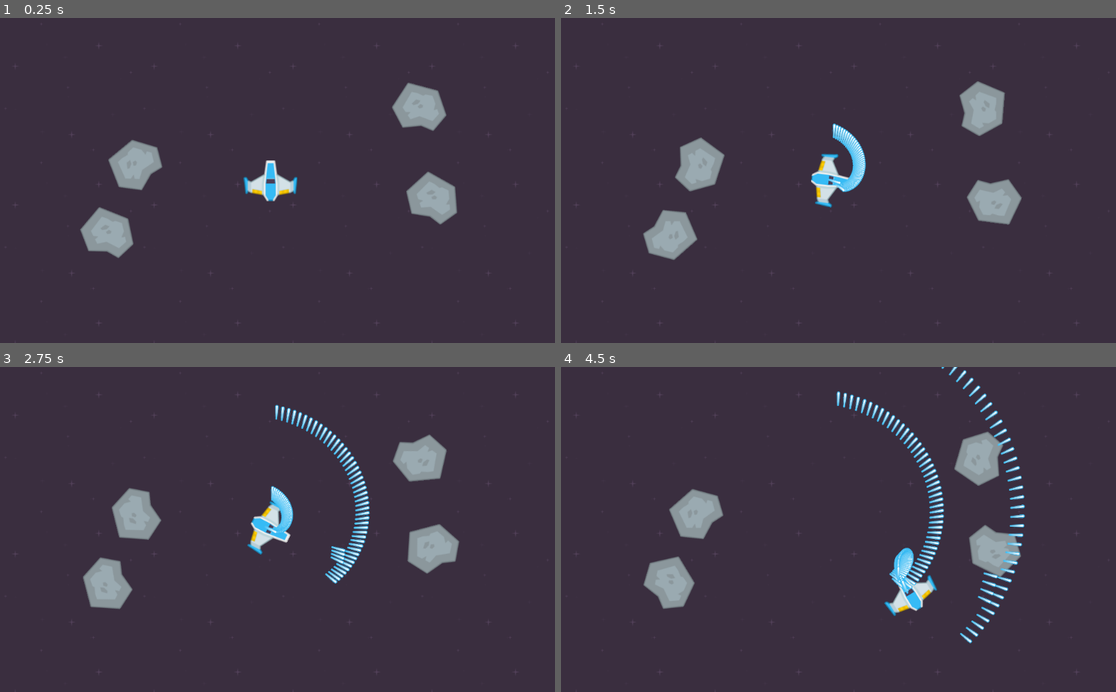
Above: before the commit, frames 1-4 (two rows, left to right).
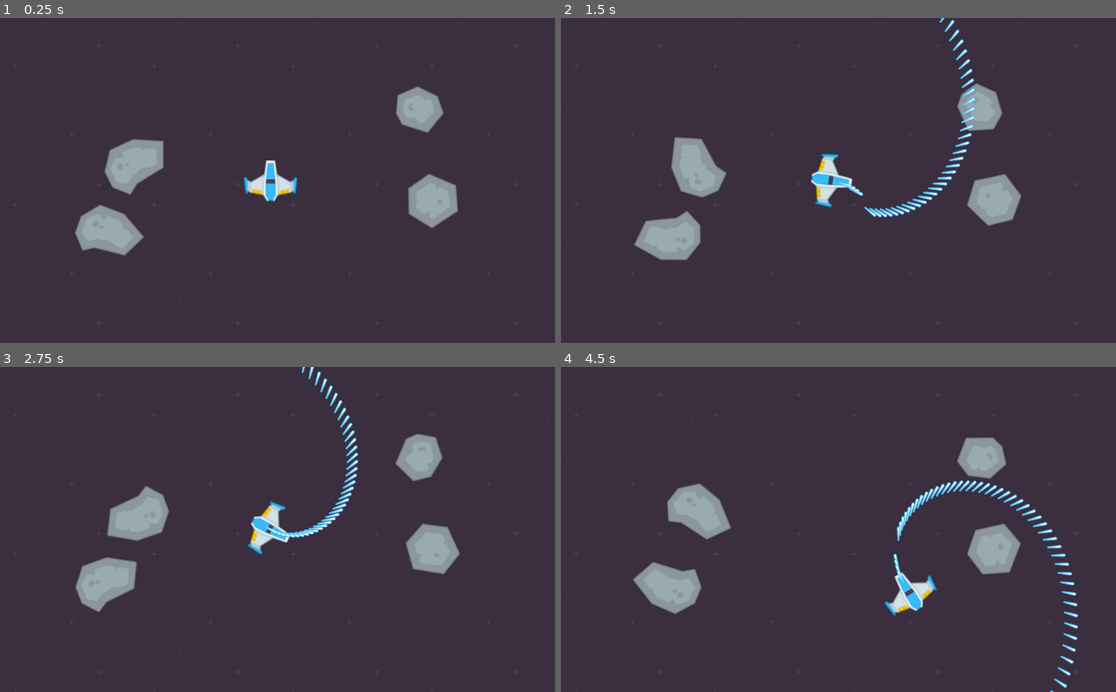
Above: after the commit, the same moments.

Repository: 3deric/GodotAsteroids
Game: Godot game, scene res://Scene/Asteroids.tscn
Two runs of this game, one before a commit and one after it. Both use one fixed random seed, a clock stepped at 60 frames per second and the inputs below.
Inputs:
- Up to frame 1 (0.25 s): no input
- Up to frame 2 (1.5 s): hold Right (MovementRight) 0.53-1.28 s; hold Space (Shoot) 0.53-1.28 s; hold Left (MovementLeft) from 1.28 s (still down); tap Space (Shoot) at 1.35 s
- Up to frame 3 (2.75 s): release Left (MovementLeft) at 2.03 s; hold Right (MovementRight) from 2.03 s (still down); hold Space (Shoot) from 2.03 s (still down)
- Up to frame 4 (4.5 s): release Right (MovementRight) at 2.78 s; release Space (Shoot) at 2.78 s; hold Up (MovementAccelerate) 2.78-3.53 s; tap Space (Shoot) at 2.85, 4.35 s; hold Space (Shoot) 3.53-4.28 s; hold Left (MovementLeft) from 3.53 s (still down)

The runs differ from the first frame. In frame 1, 1.4% of the frame differs, in the area x 13-83%, y 19-74%; in frame 2, 3.1%; in frame 3, 4.2%; in frame 4, 5.4%, in the area x 13-94%, y 0-100%.

Commit message:
Added random sprite selection for the asteroids

Diff:
--- a/Prefabs/Asteroid.tscn
+++ b/Prefabs/Asteroid.tscn
@@ -1,7 +1,10 @@
-[gd_scene load_steps=4 format=2]
+[gd_scene load_steps=7 format=2]
 
 [ext_resource path="res://Scripts/Asteroids.gd" type="Script" id=1]
 [ext_resource path="res://Sprites/meteorGrey_big1.png" type="Texture" id=2]
+[ext_resource path="res://Sprites/meteorGrey_big2.png" type="Texture" id=3]
+[ext_resource path="res://Sprites/meteorGrey_big4.png" type="Texture" id=4]
+[ext_resource path="res://Sprites/meteorGrey_big3.png" type="Texture" id=5]
 
 [sub_resource type="CircleShape2D" id=2]
 radius = 50.0
@@ -9,6 +12,7 @@
 [node name="Asteroid" type="RigidBody2D"]
 mass = 10.0
 script = ExtResource( 1 )
+sprites = [ ExtResource( 2 ), ExtResource( 3 ), ExtResource( 5 ), ExtResource( 4 ) ]
 
 [node name="CollisionShape2D" type="CollisionShape2D" parent="."]
 shape = SubResource( 2 )
--- a/Prefabs/Projectile.tscn
+++ b/Prefabs/Projectile.tscn
@@ -7,6 +7,7 @@
 
 [node name="Projectile" type="Area2D"]
 script = ExtResource( 2 )
+speed = 500
 
 [node name="Sprite" type="Sprite" parent="."]
 scale = Vector2( 0.5, 0.5 )
--- a/Scripts/Asteroids.gd
+++ b/Scripts/Asteroids.gd
@@ -1,9 +1,13 @@
 extends RigidBody2D
 
 export var maxAngularVel = 3.0
-#xport var (sprite) sprites
+export(Array, Texture) var sprites
 
 func _ready():
 	angular_damp = 0.0
+	var sprite = get_node("Sprite")
+	randomize()
+	var random = randi()%3+1
+	sprite.texture = sprites[random]
 	angular_velocity = rand_range(-maxAngularVel, maxAngularVel)
 	set_process(true)
